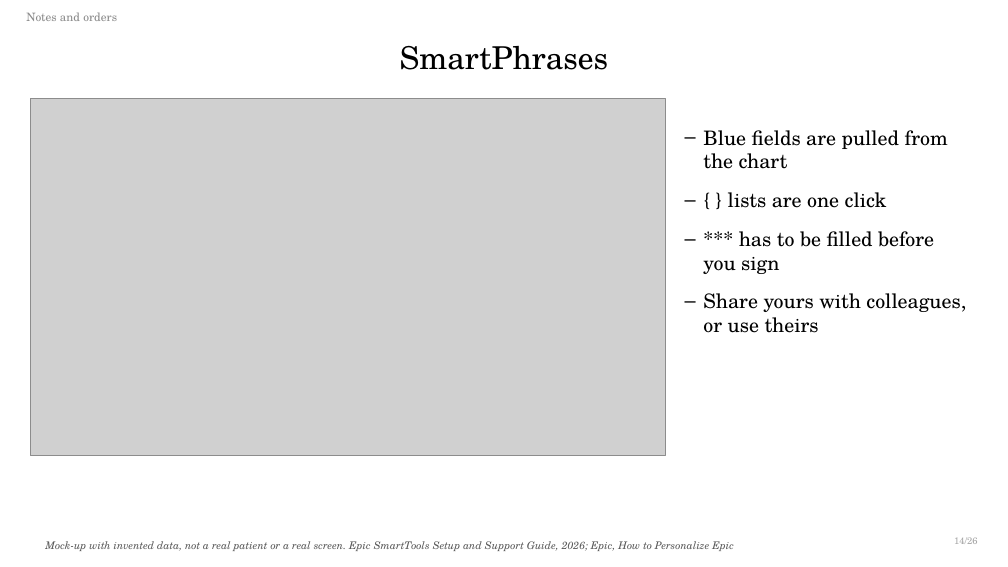
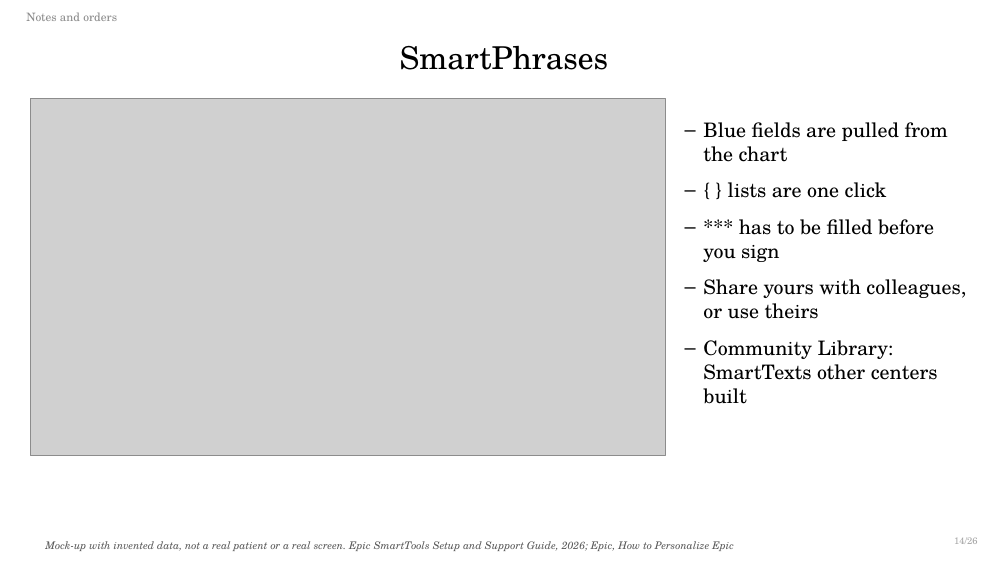
Before and after one commit to qaddodi/mohammad-almeqdadi-lectures, a slide deck: slide 30 of lectures/ehr-tools-tlm-2026/Epically Efficient EHR Tools.pptx. Drawn at 1008x567 pixels with LibreOffice and Linux fonts; fonts in the diff are those of the drawing; grey boxes stand for pictures. Boxes give left, top, right and bottom in pixels: in the first picture for what was removed or moved away, otherwise in the second. Text is boxed around its words. In the diff, an @@ line names an element or a change of style, - is before the commit and + after.

```diff
--- a/lectures/ehr-tools-tlm-2026/Epically Efficient EHR Tools.pptx
+++ b/lectures/ehr-tools-tlm-2026/Epically Efficient EHR Tools.pptx
@@ text "Blue fields are pulled from ...": place and size @@
-text "Blue fields are pulled from ..." at box(703, 130, 966, 333)
+text "Blue fields are pulled from ..." at box(703, 122, 966, 404)
@@ text at box(703, 122, 966, 319): less space between paragraphs @@
@@ text at box(703, 340, 938, 404): paragraph added @@
+– Community Library: SmartTexts other centers built
```
Also in this commit, not shown: 2 other slides changed, 7 other files.
